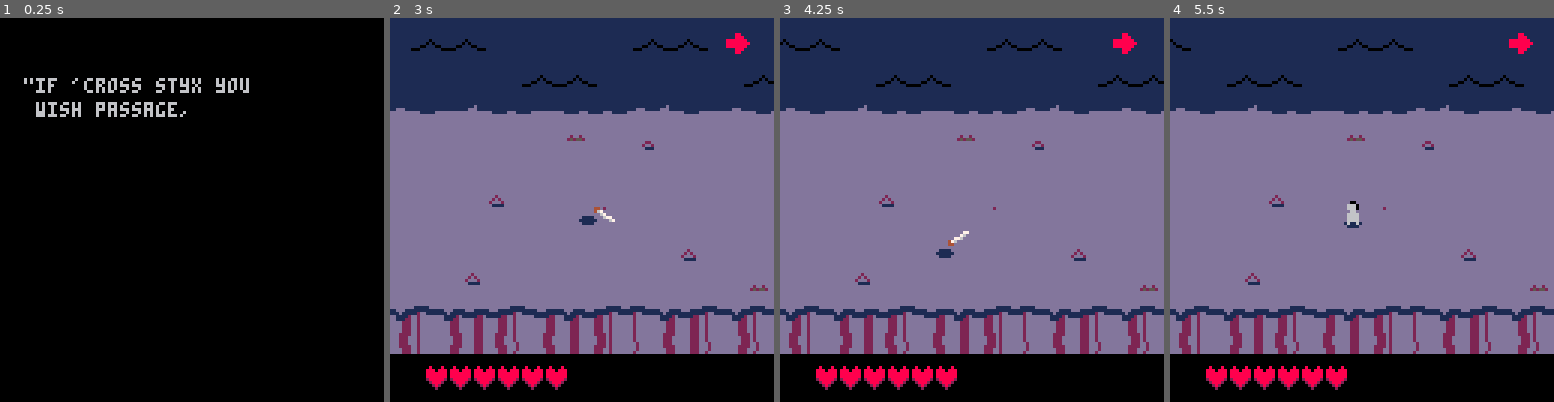
Above: before the commit, frames 1-4 (left to right).
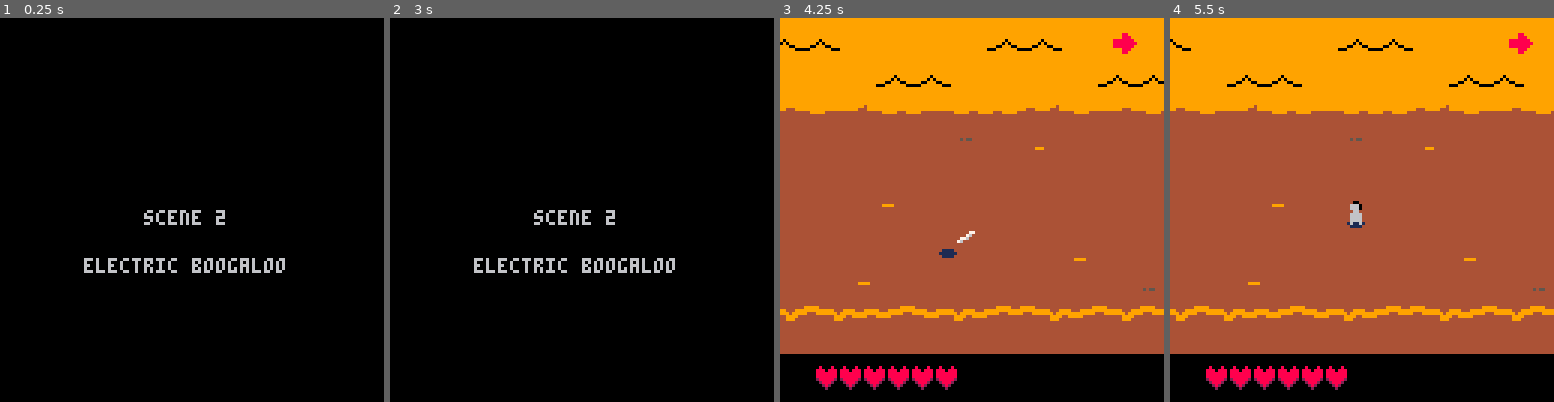
Above: after the commit, the same moments.

Repository: akbiggs/Scuffle
Game: PICO-8 cartridge scuffle.p8
Same seed, same stepped clock (60 frames per second), same inputs: the game is played once before the commit and once after it.
Inputs:
- Up to frame 1 (0.25 s): no input
- Up to frame 2 (3 s): tap X (X key) at 0.33, 1.07, 1.85, 2.97 s; tap O (Z key) at 0.7, 1.7, 2.1, 2.5, 2.9 s; hold Right 1.6-2.1 s; hold Up 2.15-2.42 s; hold Right from 2.47 s (still down)
- Up to frame 3 (4.25 s): release Right at 3.03 s; hold Left 3.08-3.58 s; tap O (Z key) at 3.3, 3.7, 4.1 s; hold Down 3.63-3.97 s; hold Right from 4.02 s (still down); tap X (X key) at 4.08 s
- Up to frame 4 (5.5 s): tap O (Z key) at 4.5, 4.9, 5.3 s; release Right at 4.68 s; hold Up 4.73-5.03 s; hold Left from 5.08 s (still down); tap X (X key) at 5.2 s

The runs differ from the first frame. In frame 1, 2.8% of the frame differs, in the area x 6-75%, y 15-67%; in frame 2, 88%, in the area x 0-100%, y 0-97%; in frame 3, 87%; in frame 4, 87%.

Commit message:
Added more content to stage 2 and did some balancing tweaks

Diff:
--- a/scuffle.p8
+++ b/scuffle.p8
@@ -742,10 +742,10 @@
 -- out of them
 local walker = class.build()
 
-function walker:_init(pos)
+function walker:_init(pos, left)
   self.pos = vec(pos)
   self.vel = vec()
-  self.left = false
+  self.left = left or false
   self.swing_cooldown = 100
   self.life = 3
 
@@ -1271,7 +1271,7 @@
 -- spikes are out as the frame
 -- to create the bullet
 spike.damaging_sprid = 22
-spike.damaging_time = 180
+spike.damaging_time = 60
 
 -- offset is a timing offset
 -- that you can use to make
@@ -1872,12 +1872,14 @@
 
 cam = class.build()
 
-function cam:_init(p)
+function cam:_init(p, stage_end)
+  stage_end = stage_end or 144
+
   self.p = p
   self.give = 16
   self.pos = vec()
   self.min = vec()
-  self.max = vec(128*2, 0)
+  self.max = vec(stage_end - 144, 0)
   self.center =
       vec(128, 128) / 2
 end
@@ -1915,10 +1917,7 @@
   -- todo: stage 3
 
   -- stage 2
-  if stage == 2
-  then
-    return 20
-  end
+  if (stage == 2) return 20
 
   -- stage 1
   if (is_restart) return 5
@@ -1930,14 +1929,14 @@
 function get_stage_end(
     stage)
   -- todo: stage 2, stage 3
-
+  if (stage == 2) return 128*5
   return 128*3 + 16
 end
 
 function get_stage_1_waves()
   return {
     wave(60, {
-      walker(vec(110, 30)),
+      walker(vec(110, 30), true),
     		walker(vec(10, 60)),
     }),
     wave(110, {
@@ -1967,19 +1966,11 @@
       imp(vec(112, -10),
           --[[left=]]true),
     }),
-    wave(128*2, {
+    wave(256, {
       seeker(vec(100, -5)),
     }, {
       spawn_health=true
     }),
-  }
-end
-
-function get_stage_3_waves()
-  return {
-    wave(0, {
-      soul(vec(100, 60)),
-    })
   }
 end
 
@@ -1999,7 +1990,9 @@
     }),
     wave(100, {
       seeker(vec(140, -30)),
-      seeker(vec(10, 140)),
+      seeker(vec(-20, 130)),
+    }, {
+      spawn_health = true,
     }),
     wave(0, {
       spike(vec(248, 32)),
@@ -2009,6 +2002,7 @@
       spike(vec(248, 64)),
       spike(vec(248, 72)),
       spike(vec(248, 80)),
+      spike(vec(248, 88)),
 
       spike(vec(272, 32)),
       spike(vec(272, 40)),
@@ -2017,6 +2011,7 @@
       spike(vec(272, 64)),
       spike(vec(272, 72)),
       spike(vec(272, 80)),
+      spike(vec(272, 88)),
 
       spike(vec(296, 32)),
       spike(vec(296, 40)),
@@ -2025,9 +2020,74 @@
       spike(vec(296, 64)),
       spike(vec(296, 72)),
       spike(vec(296, 80)),
+      spike(vec(296, 88)),
+
+      spike(vec(384, 32)),
+      spike(vec(384, 40)),
+      spike(vec(384, 48)),
+      spike(vec(384, 56)),
+      spike(vec(384, 64)),
+      spike(vec(384, 72)),
+      spike(vec(384, 80)),
+      spike(vec(384, 88)),
+
+      spike(vec(432, 48)),
+      spike(vec(432, 56)),
+      spike(vec(432, 64)),
+      spike(vec(432, 72)),
     }, {
       lock_cam=false,
     }),
+    wave(280, {
+      imp(vec(  118, -10)),
+      imp(vec(  112, 130)),
+      walker(vec(30, 32)),
+      walker(vec(30, 70)),
+    }, {
+      spawn_health = true,
+    }),
+    wave(295, {
+      walker(vec(20, 42)),
+      walker(vec(24, 65)),
+      walker(vec(13, 83)),
+
+      seeker(vec(-40, 10)),
+    }, {
+      lock_cam = false,
+    }),
+    wave(320, {
+      walker(vec(34, 34)),
+      walker(vec(51, 53)),
+      walker(vec(39, 64)),
+    }, {
+      lock_cam = false,
+    }),
+    wave(392, {
+      walker(vec(200,  40)),
+      walker(vec(200,  60)),
+      walker(vec(200,  80)),
+    }, {
+      lock_cam = true,
+      spawn_health = true,
+    }),
+    wave(496, {
+      imp(vec(100, -80)),
+      imp(vec(118, -20)),
+      imp(vec(112, 130)),
+      imp(vec(107, 190)),
+      imp(vec(102, 160)),
+      imp(vec(50,  142)),
+      walker(vec(-20,  30)),
+      walker(vec(-54,  80)),
+    }),
+  }
+end
+
+function get_stage_3_waves()
+  return {
+    wave(0, {
+      soul(vec(100, 60)),
+    })
   }
 end
 
@@ -2078,10 +2138,15 @@
 -- stage for the first time
 -- and restarting
 function init_stage(state)
+  state.stage_end =
+      get_stage_end(
+          state.stage)
+
   state.player = player(
       vec(60, 60))
   state.camera = cam(
-      state.player)
+      state.player,
+      state.stage_end)
 
   state.enemies = {}
   state.bullets = {}
@@ -2089,10 +2154,6 @@
   state.pickups = {}
   state.death_timer = 0
   state.outro_life = 0
-
-  state.stage_end =
-      get_stage_end(
-          state.stage)
 
   state.waves = get_waves(
       state.stage)
@@ -2164,7 +2225,7 @@
 		-- buttons, skip it
 		state.skip_intro_presses = 0
 
-  start_stage(1, state)
+  start_stage(2, state)
 
   -- uncomment this to
   -- skip long intro
@@ -2664,7 +2725,7 @@
 0000000000000000000000000000000000000000000000000000000000000000000000000000000000000000000000000000000000000000000000000000000000000000000000000000000000000000000000000000000000000000000000000000000000000000000000000000000000000000000000000000000000000000
 0000000000000000000000000000000000000000000000000000000000000000000000000000000000000000000000000000000000000000000000000000000000000000000000000000000000000000000000000000000000000000000000000000000000000000000000000000000000000000000000000000000000000000
 0000000000000000000000000000000000000000000000000000000000000000000000000000000000000000000000000000000000000000000000000000000000000000000000000000000000000000000000000000000000000000000000000000000000000000000000000000000000000000000000000000000000000000
-2a29393a2929392929292a3a29392a292a29393a392a29393a2929392929292a3a29392a292a29393a392a29393a2929392929292a3a29392a292a29393a390000000000000000000000000000000000000000000000000000000000000000000000000000000000000000000000000000000000000000000000000000000000
+2a29393a2929392929292a3a29392a292a29393a392a29393a2929392929292a3a29392a292a29393a392a29393a2929392929292a3a29392a292a2a29393a2929392929292a3a29392a292a29393a392a29393a2929392929292a3a29392a292a29392a29393a2929392929292a3a29392a292a29393a392a29393a29293929
 0000000000000000000000000000000000000000000000000000000000000000000000000000000000000000000000000000000000000000000000000000000000000000000000000000000000000000000000000000000000000000000000000000000000000000000000000000000000000000000000000000000000000000
 0000000000000000000000000000000000000000000000000000000000000000000000000000000000000000000000000000000000000000000000000000000000000000000000000000000000000000000000000000000000000000000000000000000000000000000000000000000000000000000000000000000000000000
 0000000000000000000000000000000000000000000000000000000000000000000000000000000000000000000000000000000000000000000000000000000000000000000000000000000000000000000000000000000000000000000000000000000000000000000000000000000000000000000000000000000000000000
@@ -2673,92 +2734,92 @@
 0000000000000000000000000000000000000000000000000000000000000000000000000000000000000000000000000000000000000000000000000000000000000000000000000000000000000000000000000000000000000000000000000000000000000000000000000000000000000000000000000000000000000000
 0000000000000000000000000000000000000000000000000000000000000000000000000000000000000000000000000000000000000000000000000000000000000000000000000000000000000000000000000000000000000000000000000000000000000000000000000000000000000000000000000000000000000000
 0000000000000000000000000000000000000000000000000000000000000000000000000000000000000000000000000000000000000000000000000000000000000000000000000000000000000000000000000000000000000000000000000000000000000000000000000000000000000000000000000000000000000000
-2122212020222021202222212022212220222020202122212020222021202222212022212220222020202122212020222021202222212022212220222020200000000000000000000000000000000000000000000000000000000000000000000000000000000000000000000000000000000000000000000000000000000000
-3033313430323034313332303432313234333031313033313430323034313332303432313234333031313033313430323034313332303432313234333031310000000000000000000000000000000000000000000000000000000000000000000000000000000000000000000000000000000000000000000000000000000000
-…(87 lines of a section not shown)…
+2122212020222021202222212022212220222020202122212020222021202222212022212220222020202122212020222021202222212022212220212221202022202120222221202221222022202020212221202022202120222221202221222022202122212020222021202222212022212220222020202122212020222021
+3033313430323034313332303432313234333031313033313430323034313332303432313234333031313033313430323034313332303432313234303331343032303431333230343231323433303131303331343032303431333230343231323433303033313430323034313332303432313234333031313033313430323034
+…(87 lines of a section not shown)…
